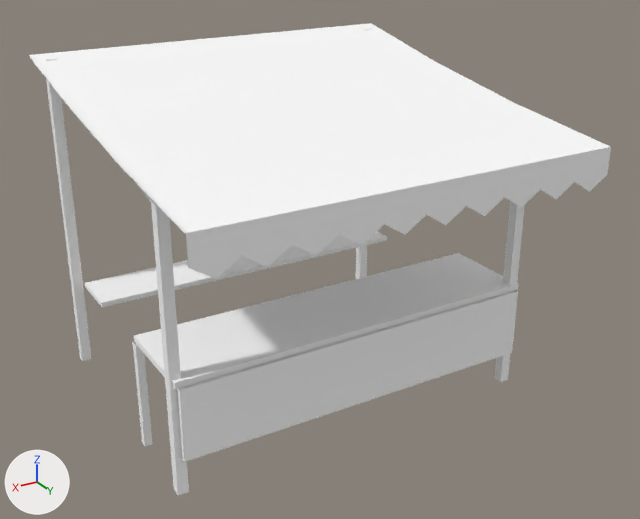
One commit to the glTF model games/yorimichi/assets/belmonte/meshes/SM_BM_BP_Stall_C.glb: the scene before it, then after it.
Rendered twice from a 50 mm lens placed at (3.21, 5.74, 3.88), pointed at (-0.06, 0.29, 1.16). The lights are fixed; the arrows at lower left show +X, +Y and +Z. The picture after the commit comes second. Vertices at exactly the same position are counted once.

In view in the first picture: 'SM_BM_BP_Stall_C'.
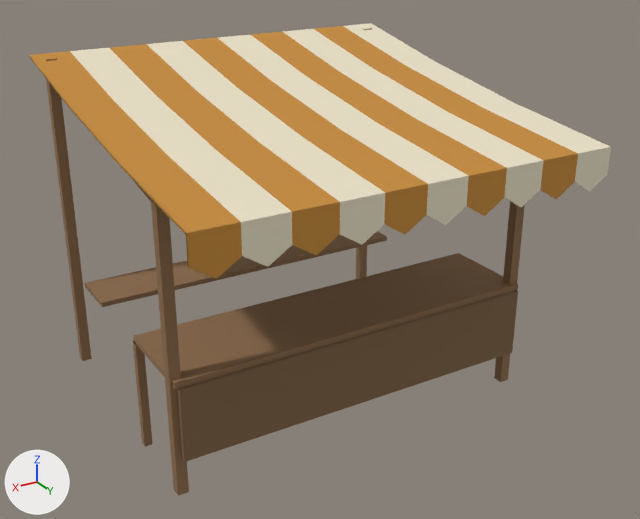
Pixel boxes [x1, y1, x2, y2] of what changed, in the pictures (640 x 519 px):
part 1 of me_sm_bp_stall_c, recoloured (white to brown): [45, 28, 555, 496] in both
part 2 of me_sm_bp_stall_c, recoloured (white to pale yellow): [70, 23, 611, 267] in both
part 3 of me_sm_bp_stall_c, recoloured (white to orange): [29, 26, 578, 279] in both

The change in detail:
me_sm_bp_stall_c has 229 vertices, 286 faces and spans x -1.58..1.58, y -1.31..1.67, z 0.0..2.64.
me_sm_bp_stall_c is used by ob_sm_bm_bp_stall_c; location (0.0, 0.0, 0.0).
me_sm_bp_stall_c part 1: 132 faces centred in x -1.49..1.49, y -1.24..1.66, z 0.29..2.55 are repainted in the vertex colours; the middle colour goes from white #ffffff to brown #906f4e.
me_sm_bp_stall_c part 2: 45 faces centred in x -1.47..1.16, y -0.98..1.67, z 1.95..2.57 are repainted in the vertex colours; the middle colour goes from white #ffffff to pale yellow #ede3c9.
me_sm_bp_stall_c part 3: 64 faces centred in x -1.16..1.47, y -0.98..1.67, z 1.95..2.57 are repainted in the vertex colours; the middle colour goes from white #ffffff to orange #c78c38.
